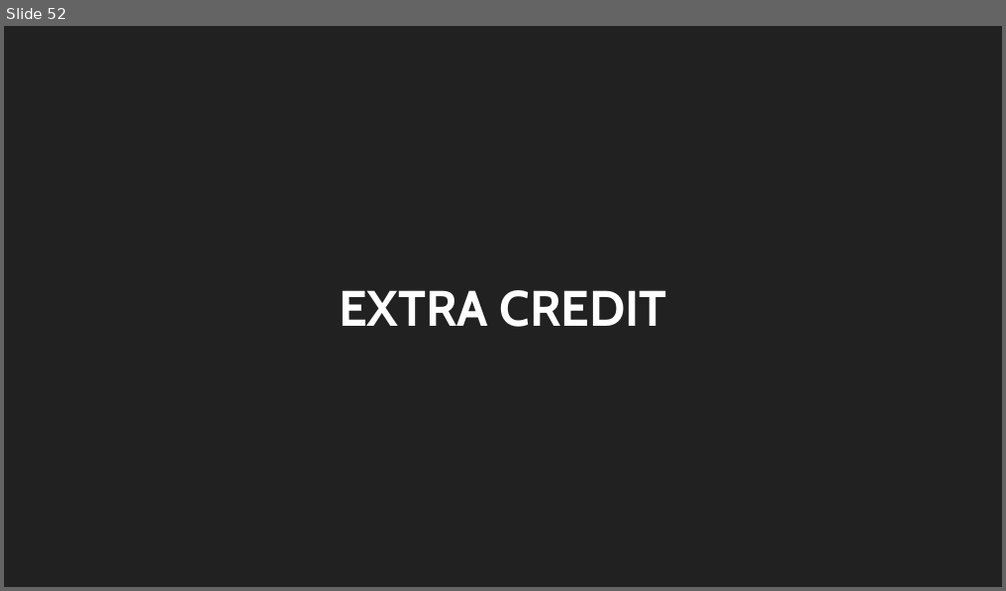
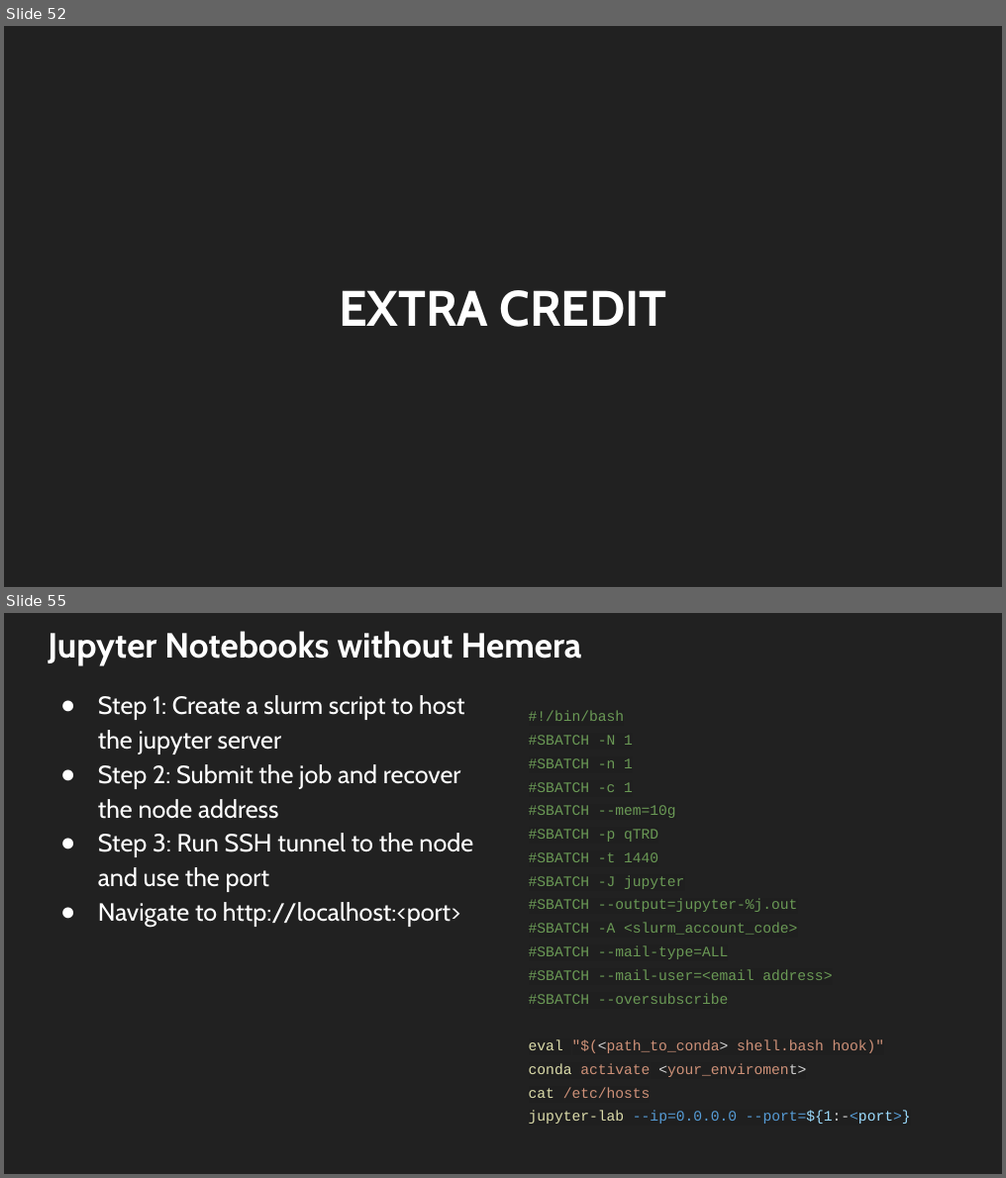
Before and after one commit to trendscenter/ClusterWorkshop, a slide deck: Introduction to the TReNDs Cluster.pptx. Shown one above the other, each under a label of ours: slide 52 before the commit, slides 52 and 55 after it; the slides between them are not shown. The pictures are 1006x591 and 1006x1178 pixels, drawn with LibreOffice and Linux fonts; fonts in the diff are those of the drawing. Boxes give left, top, right and bottom in pixels: in the first picture for what was removed or moved away, otherwise in the second. Text is boxed around its words. In the diff, an @@ line names an element or a change of style, - is before the commit and + after.

```diff
--- a/Introduction to the TReNDs Cluster.pptx
+++ b/Introduction to the TReNDs Cluster.pptx
@@ slide 55 added at (4, 613, 1002, 1174), background #212121 @@
@@ title added at (48, 631, 582, 665), 25.2 pt, text #FFFFFF, bold @@
+Jupyter Notebooks without Hemera
@@ text added at (98, 695, 473, 927), 18 pt, text #FFFFFF @@
+● Step 1: Create a slurm script to host the jupyter server
+● Step 2: Submit the job and recover the node address
+● Step 3: Run SSH tunnel to the node and use the port
+● Navigate to http://localhost:<port>
@@ text added at (529, 711, 911, 1124), 10.5 pt, text #6A9955 @@
+#!/bin/bash
+#SBATCH -N 1
+#SBATCH -n 1
+#SBATCH -c 1
+#SBATCH --mem=10g
+#SBATCH -p qTRD
+#SBATCH -t 1440
+#SBATCH -J jupyter
+#SBATCH --output=jupyter-%j.out
+#SBATCH -A <slurm_account_code>
+#SBATCH --mail-type=ALL
+#SBATCH --mail-user=<email address>
+#SBATCH --oversubscribe
+eval "$(<path_to_conda> shell.bash hook)"
+conda activate <your_enviroment>
+cat /etc/hosts
+jupyter-lab --ip=0.0.0.0 --port=${1:-<port>}
```
Also in this commit, not shown: 3 slides changed, 5 other slides added, 5 slides removed, 1 other file.
